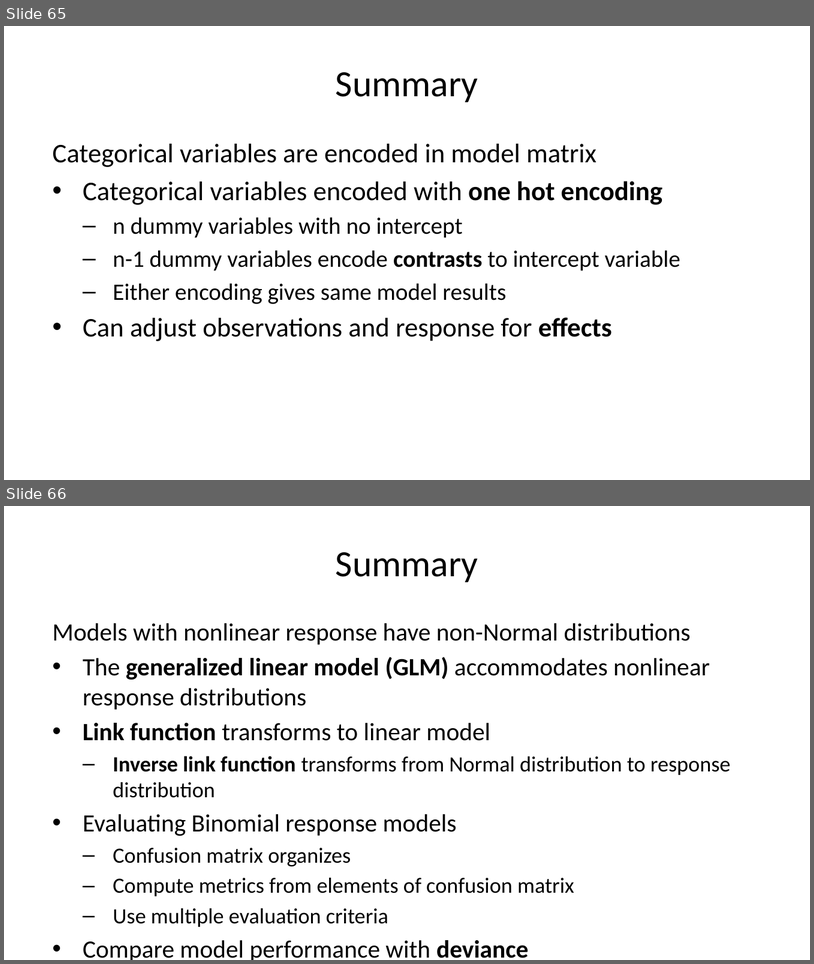
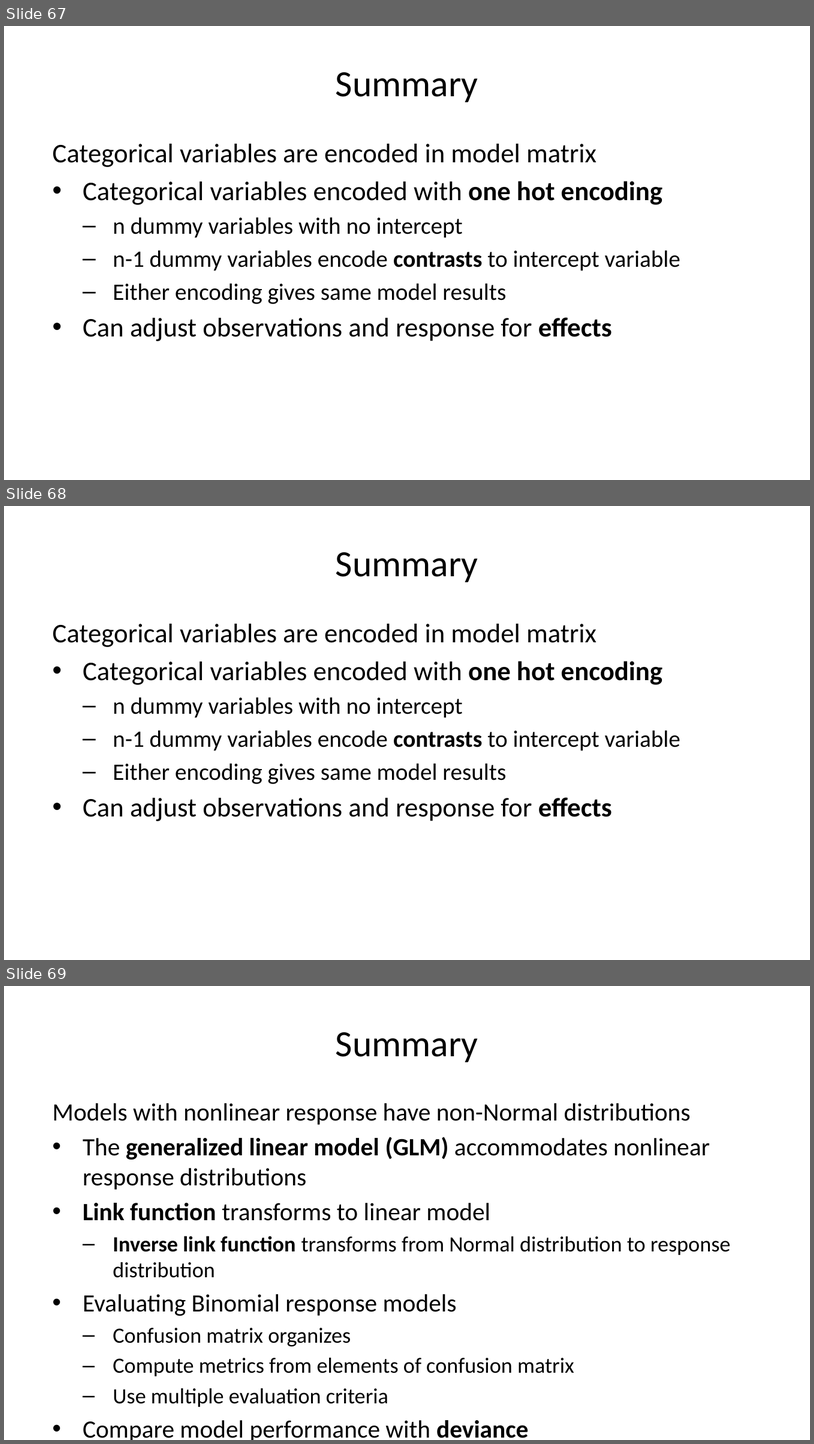
Before and after one commit to StephenElston/CSCI-E-83, a slide deck: LectureSlides/09_GeneralizingTheLinearModel.pptx. Shown one above the other, each under a label of ours: slides 65 and 66 before the commit, slides 67, 68 and 69 after it. The pictures are 814x964 and 814x1444 pixels, drawn with LibreOffice and Linux fonts; fonts in the diff are those of the drawing. Boxes give left, top, right and bottom in pixels: in the first picture for what was removed or moved away, otherwise in the second. Text is boxed around its words. In the diff, an @@ line names an element or a change of style, - is before the commit and + after.

```diff
--- a/LectureSlides/09_GeneralizingTheLinearModel.pptx
+++ b/LectureSlides/09_GeneralizingTheLinearModel.pptx
@@ slide 68 added at [4, 506, 810, 960], background #FFFFFF @@
@@ title added at [336, 552, 479, 582], 33 pt, text #000000 @@
+Summary
@@ text added at [53, 624, 681, 821], 24 pt, text #000000 @@
+Categorical variables are encoded in model matrix
+• Categorical variables encoded with one hot encoding
+  – n dummy variables with no intercept
+  – n-1 dummy variables encode contrasts to intercept variable
+  – Either encoding gives same model results
+• Can adjust observations and response for effects
@@ what was slide 65 is now slide 67 @@
@@ what was slide 66 is now slide 69 @@
```
Also in this commit, not shown: 2 other slides added.
